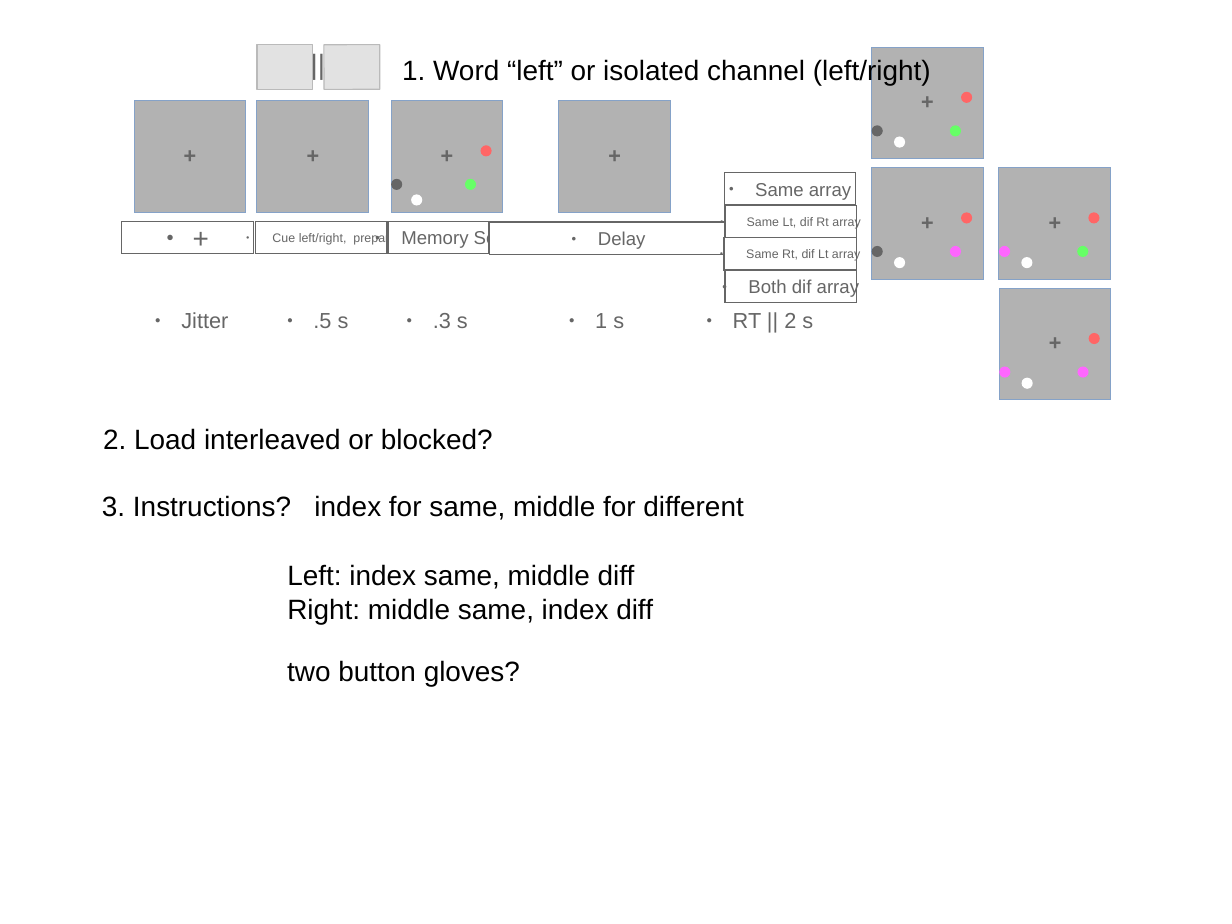
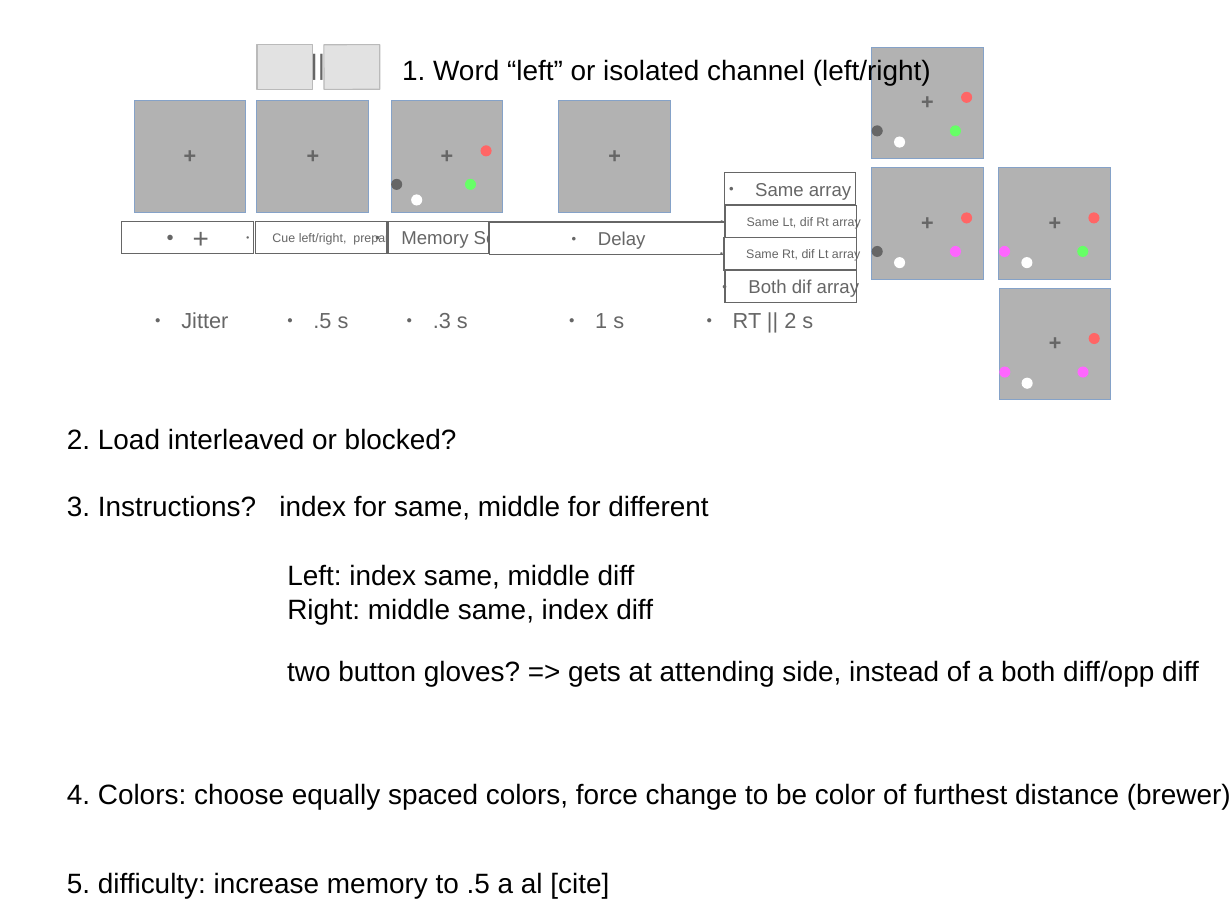
Before and after one commit to LabNeuroCogDevel/CircleSacTasks, a slide deck: slide 11 of docs/20140610_fMRImeeting.odp. Drawn at 1232x924 pixels with LibreOffice and Linux fonts; fonts in the diff are those of the drawing; grey boxes stand for pictures. Boxes give left, top, right and bottom in pixels: in the first picture for what was removed or moved away, otherwise in the second. Text is boxed around its words. In the diff, an @@ line names an element or a change of style, - is before the commit and + after.

```diff
--- a/docs/20140610_fMRImeeting.odp
+++ b/docs/20140610_fMRImeeting.odp
@@ text "2. Load interleaved or blocked?" moved from (x1=103, y1=428, x2=493, y2=450) to (x1=67, y1=428, x2=457, y2=450) @@
@@ text "3. Instructions? index for same, ..." moved from (x1=102, y1=495, x2=743, y2=520) to (x1=67, y1=495, x2=708, y2=520) @@
@@ text added at (x1=287, y1=660, x2=1199, y2=686), 18 pt, text #000000 @@
+two button gloves? => gets at attending side, instead of a both diff/opp diff
@@ text added at (x1=67, y1=783, x2=1231, y2=809), 18 pt, text #000000 @@
+4. Colors: choose equally spaced colors, force change to be color of furthest distance (brewer)
@@ text added at (x1=67, y1=872, x2=609, y2=899), 18 pt, text #000000 @@
+5. difficulty: increase memory to .5 a al [cite]
```
Also in this commit, not shown: 2 other slides changed, 2 other files.
